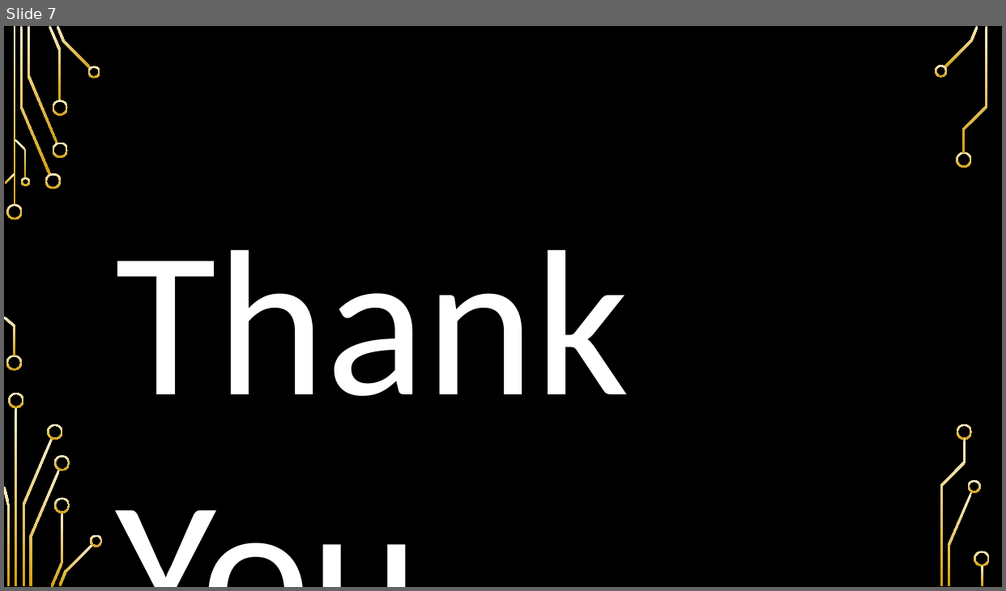
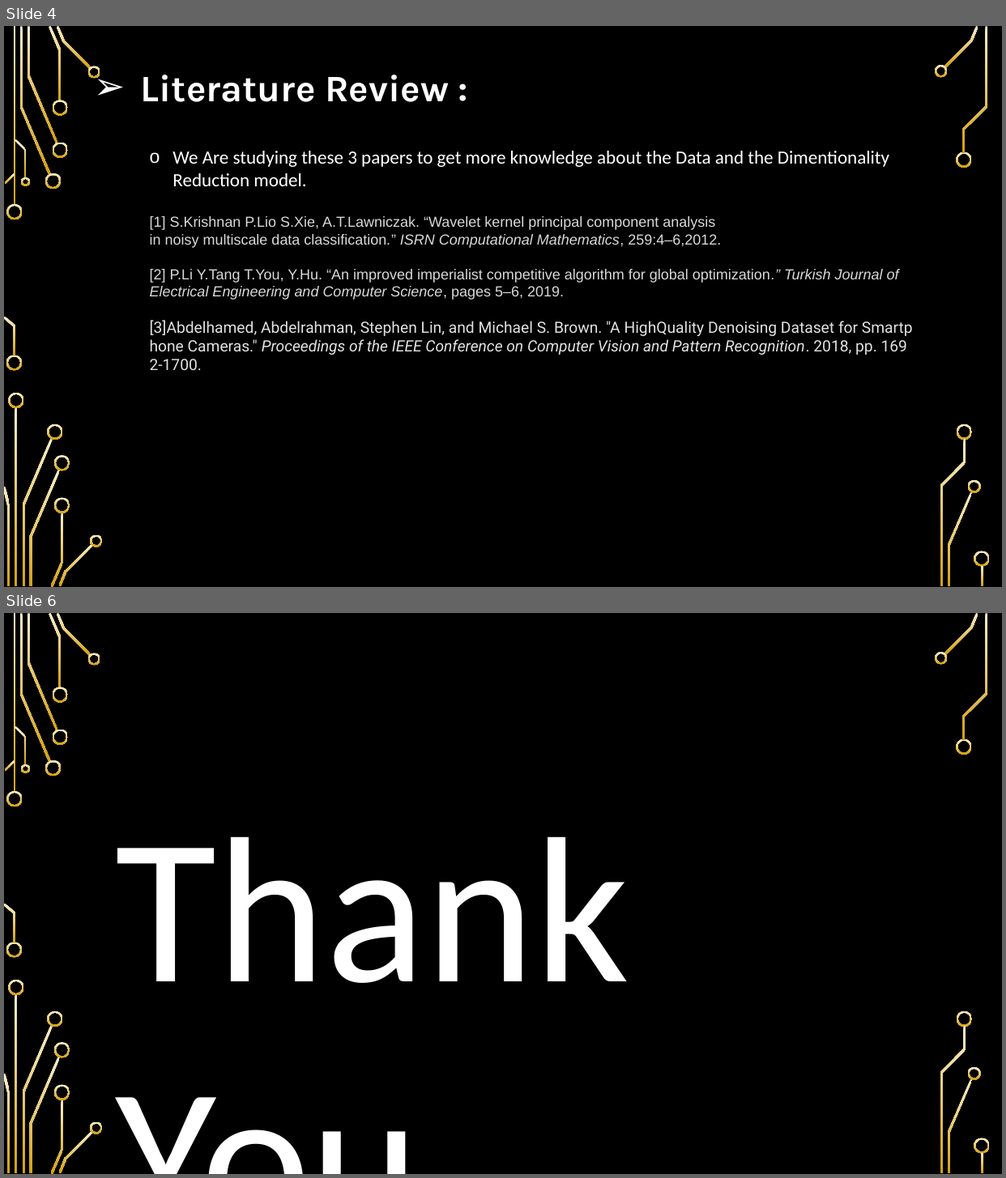
Before and after one commit to biswajit-github-2022/RKMVERI_2ND, a slide deck: class/ML/ML_project/ml_project_proposal_uddalak_mukherjee_biswajit_rana/ML_Project_Update.pptx. Shown one above the other, each under a label of ours: slide 7 before the commit, slides 4 and 6 after it; the slides between them are not shown. The pictures are 1006x591 and 1006x1178 pixels, drawn with LibreOffice and Linux fonts; fonts in the diff are those of the drawing; background and template pictures are left out. Boxes give left, top, right and bottom in pixels: in the first picture for what was removed or moved away, otherwise in the second. Text is boxed around its words. In the diff, an @@ line names an element or a change of style, - is before the commit and + after.

```diff
--- a/class/ML/ML_project/ml_project_proposal_uddalak_mukherjee_biswajit_rana/ML_Project_Update.pptx
+++ b/class/ML/ML_project/ml_project_proposal_uddalak_mukherjee_biswajit_rana/ML_Project_Update.pptx
@@ slide 4 added at (4,26,1002,587), background picture (left out); not listed: 36 template elements that a slide beside it also shows @@
@@ text added at (141,75,449,102), 36 pt, text #FFFFFF, bold @@
+➢ Literature Review :
@@ text added at (150,151,899,370), 14 pt, text #D9D9D9 @@
+o We Are studying these 3 papers to get more knowledge about the Data and the Dimentionality Reduction model.
+[1] S.Krishnan P.Lio S.Xie, A.T.Lawniczak. “Wavelet kernel principal component analysis
+in noisy multiscale data classification.” ISRN Computational Mathematics, 259:4–6,2012.
+[2] P.Li Y.Tang T.You, Y.Hu. “An improved imperialist competitive algorithm for global optimization.” Turkish Journal of Electrical Engineering and Computer Science, pages 5–6, 2019.
+[3]Abdelhamed, Abdelrahman, Stephen Lin, and Michael S. Brown. "A HighQuality Denoising Dataset for Smartphone Cameras." Proceedings of the IEEE Conference on Computer Vision and Pattern Recognition. 2018, pp. 1692-1700.
@@ what was slide 7 is now slide 6 @@
```
Also in this commit, not shown: 1 slide changed, 1 other slide added, 3 slides removed.
